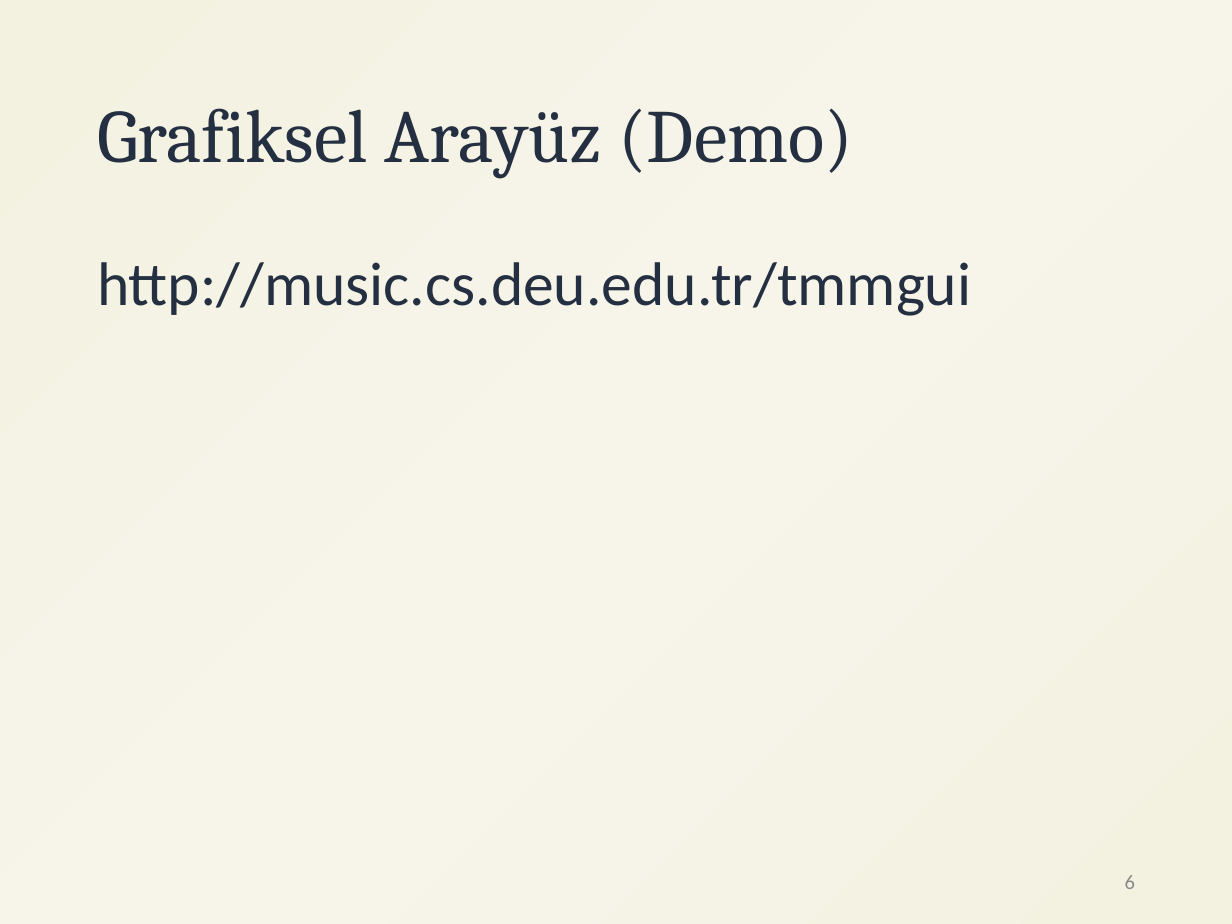
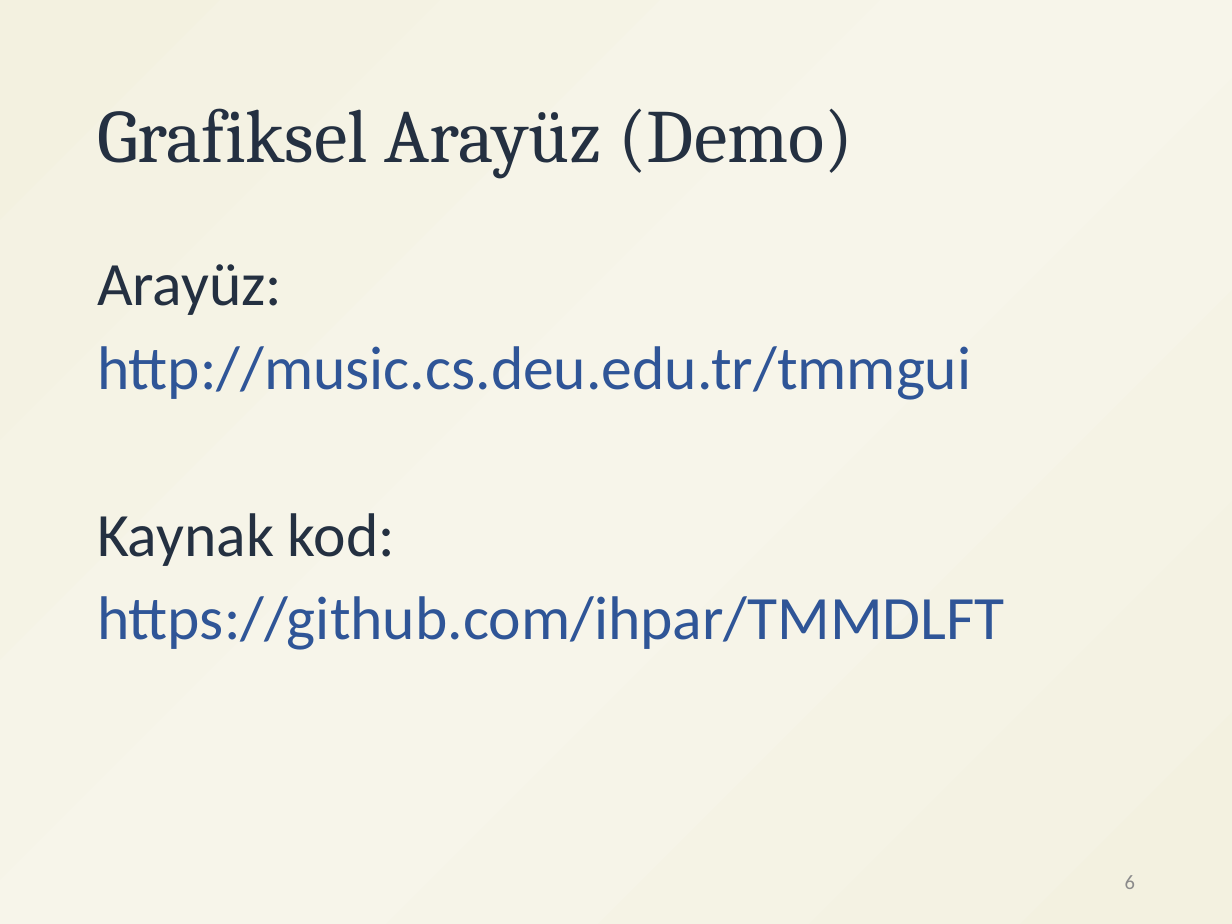
Before and after one commit to ihpar/katip, a slide deck: slide 6 of assets/DL_GUI.pptx. Drawn at 1232x924 pixels with LibreOffice and Linux fonts; fonts in the diff are those of the drawing. Boxes give left, top, right and bottom in pixels: in the first picture for what was removed or moved away, otherwise in the second. Text is boxed around its words. In the diff, an @@ line names an element or a change of style, - is before the commit and + after.

```diff
--- a/assets/DL_GUI.pptx
+++ b/assets/DL_GUI.pptx
@@ text at (97, 264, 282, 315): paragraph added @@
+Arayüz:
@@ text at (97, 346, 971, 400): text colour #243041 to #2F5597 in "http://music.cs.deu.edu.tr/tmmgui" @@
@@ text at (97, 513, 1005, 650): paragraphs added @@
+Kaynak kod:
+https://github.com/ihpar/TMMDLFT
```
Also in this commit, not shown: 2 other files.
